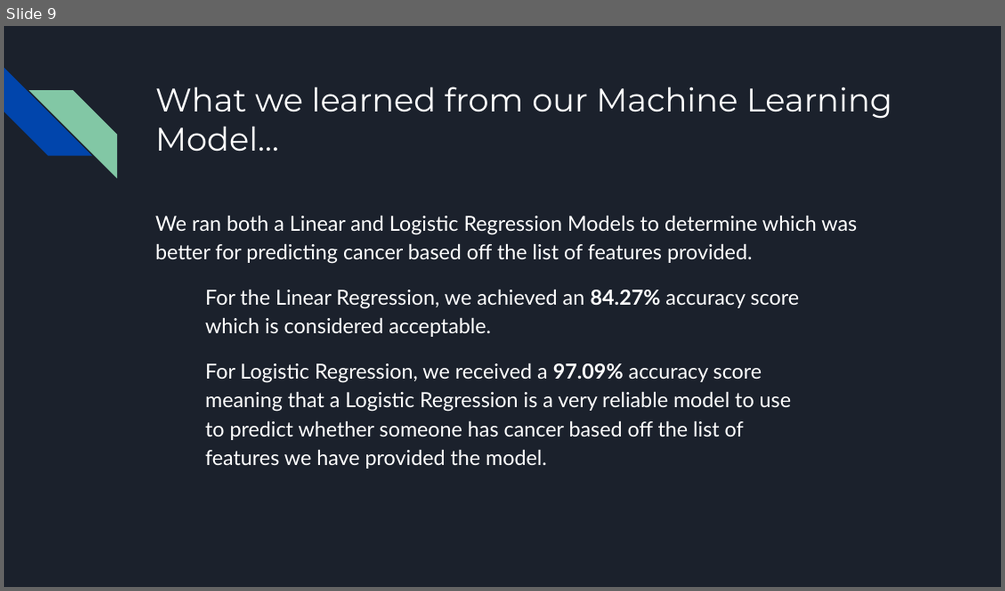
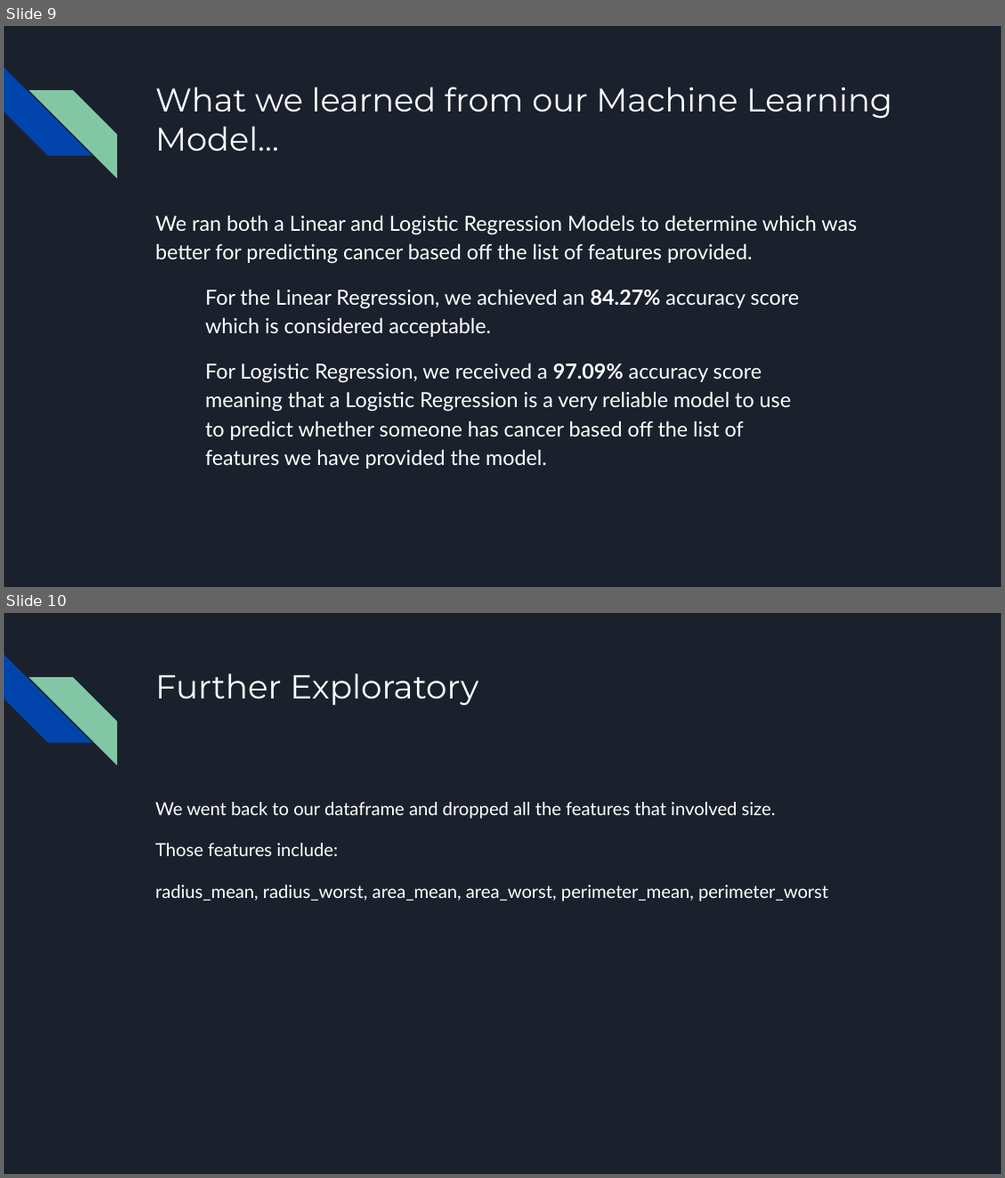
Before and after one commit to brojas12/Group_Project_4, a slide deck: Predicting the Presence of Cancer in Breast Cancer Cells.pptx. Shown one above the other, each under a label of ours: slide 9 before the commit, slides 9 and 10 after it. The pictures are 1005x591 and 1005x1178 pixels, drawn with LibreOffice and Linux fonts; fonts in the diff are those of the drawing. Boxes give left, top, right and bottom in pixels: in the first picture for what was removed or moved away, otherwise in the second. Text is boxed around its words. In the diff, an @@ line names an element or a change of style, - is before the commit and + after.

```diff
--- a/Predicting the Presence of Cancer in Breast Cancer Cells.pptx
+++ b/Predicting the Presence of Cancer in Breast Cancer Cells.pptx
@@ slide 10 added at [4,613,1001,1174], background #1B212C; not listed: 2 template elements that a slide beside it also shows @@
@@ title added at [155,674,478,706], 24 pt, text #FFFFFF @@
+Further Exploratory
@@ text added at [155,802,828,901], 13 pt, text #FFFFFF @@
+We went back to our dataframe and dropped all the features that involved size.
+Those features include:
+radius_mean, radius_worst, area_mean, area_worst, perimeter_mean, perimeter_worst
```
Also in this commit, not shown: 5 slides changed, 1 other slide added.
